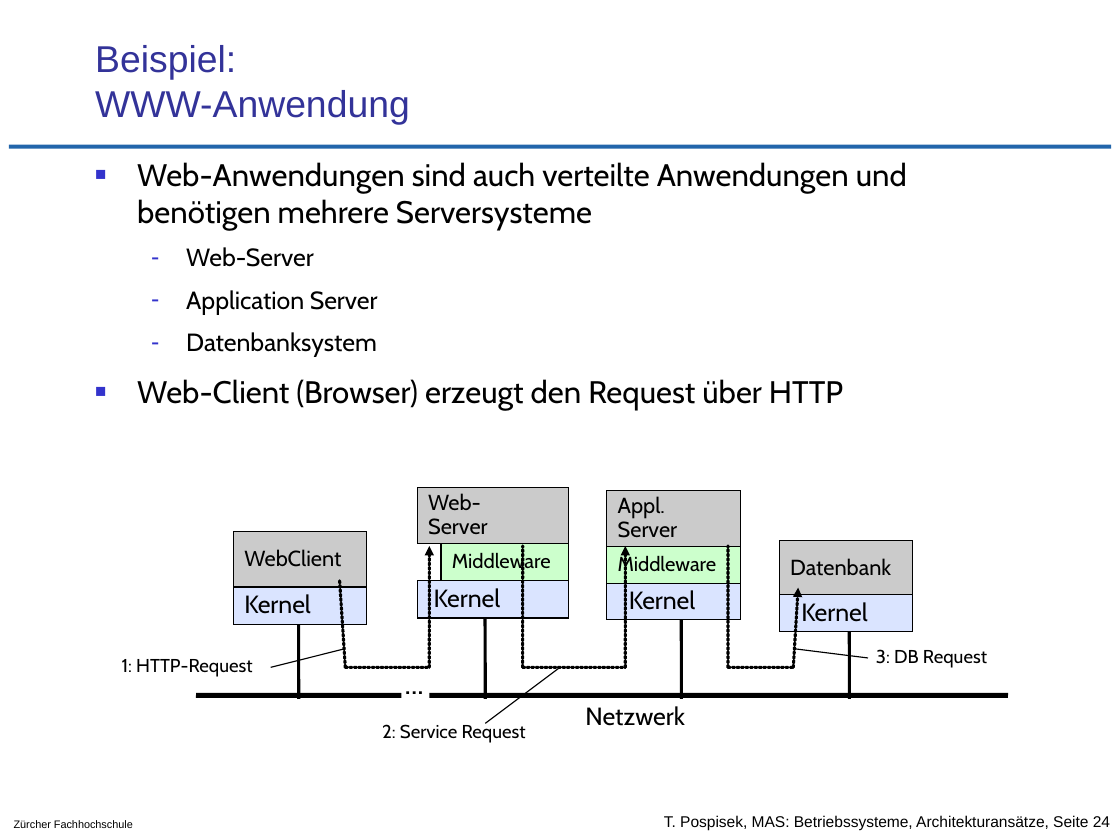
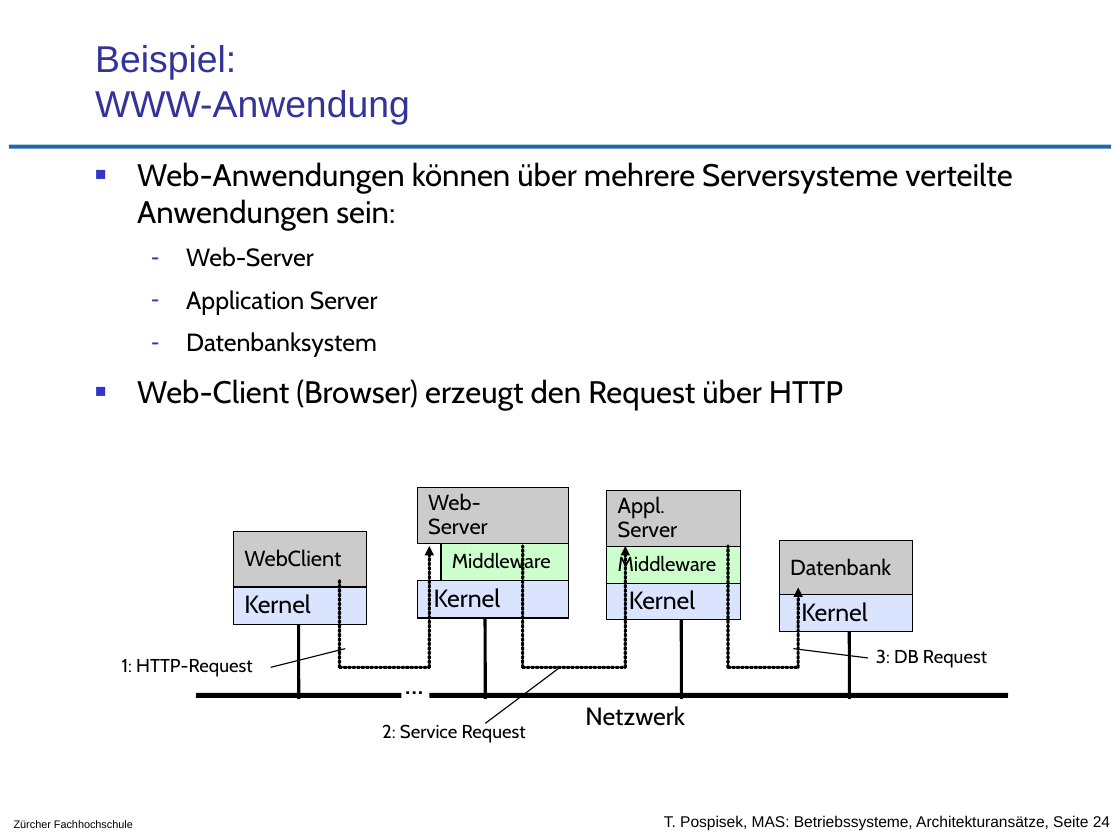
Before and after one commit to tpo/betriebssysteme, a slide deck: slide 24 of 02-2_Architekturansätze.odp. Drawn at 1120x840 pixels with LibreOffice and Linux fonts; fonts in the diff are those of the drawing; background and template pictures are left out. Boxes give left, top, right and bottom in pixels: in the first picture for what was removed or moved away, otherwise in the second. Text is boxed around its words. In the diff, an @@ line names an element or a change of style, - is before the commit and + after.

```diff
--- a/02-2_Architekturansätze.odp
+++ b/02-2_Architekturansätze.odp
@@ text at (137,162,1012,230): text changed @@
-■ Web-Anwendungen sind auch verteilte Anwendungen und benötigen mehrere Serversysteme
+■ Web-Anwendungen können über mehrere Serversysteme verteilte Anwendungen sein:
@@ line moved from (345, 668) - (339, 579) to (339, 668) - (339, 579) @@
@@ arrow moved from (793, 668) - (799, 588) to (799, 668) - (799, 588) @@
@@ line moved from (345, 668) - (429, 668) to (339, 668) - (429, 668) @@
@@ line moved from (728, 668) - (793, 668) to (728, 668) - (799, 668) @@
```
Also in this commit, not shown: 2 other slides changed.
